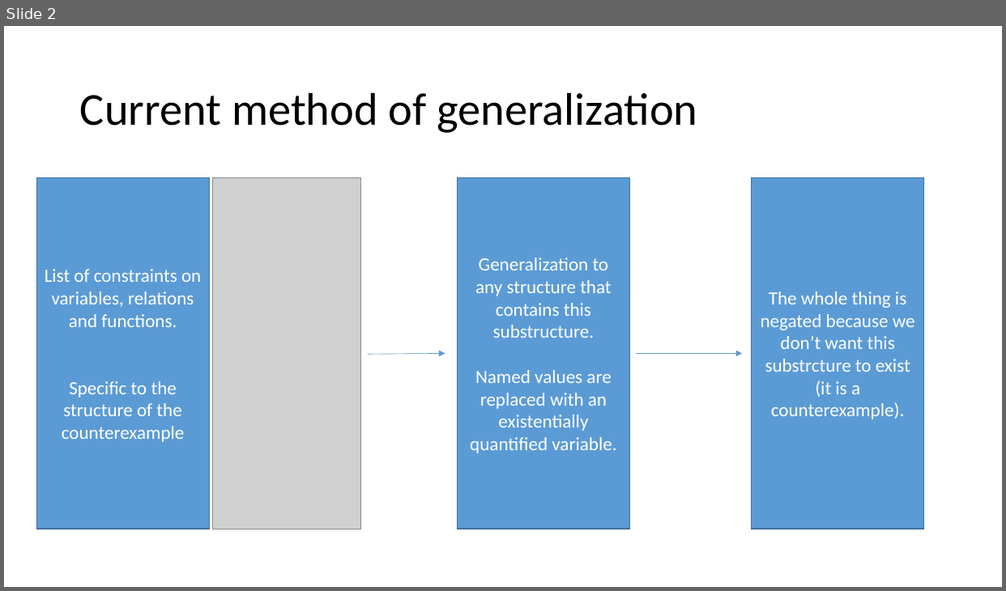
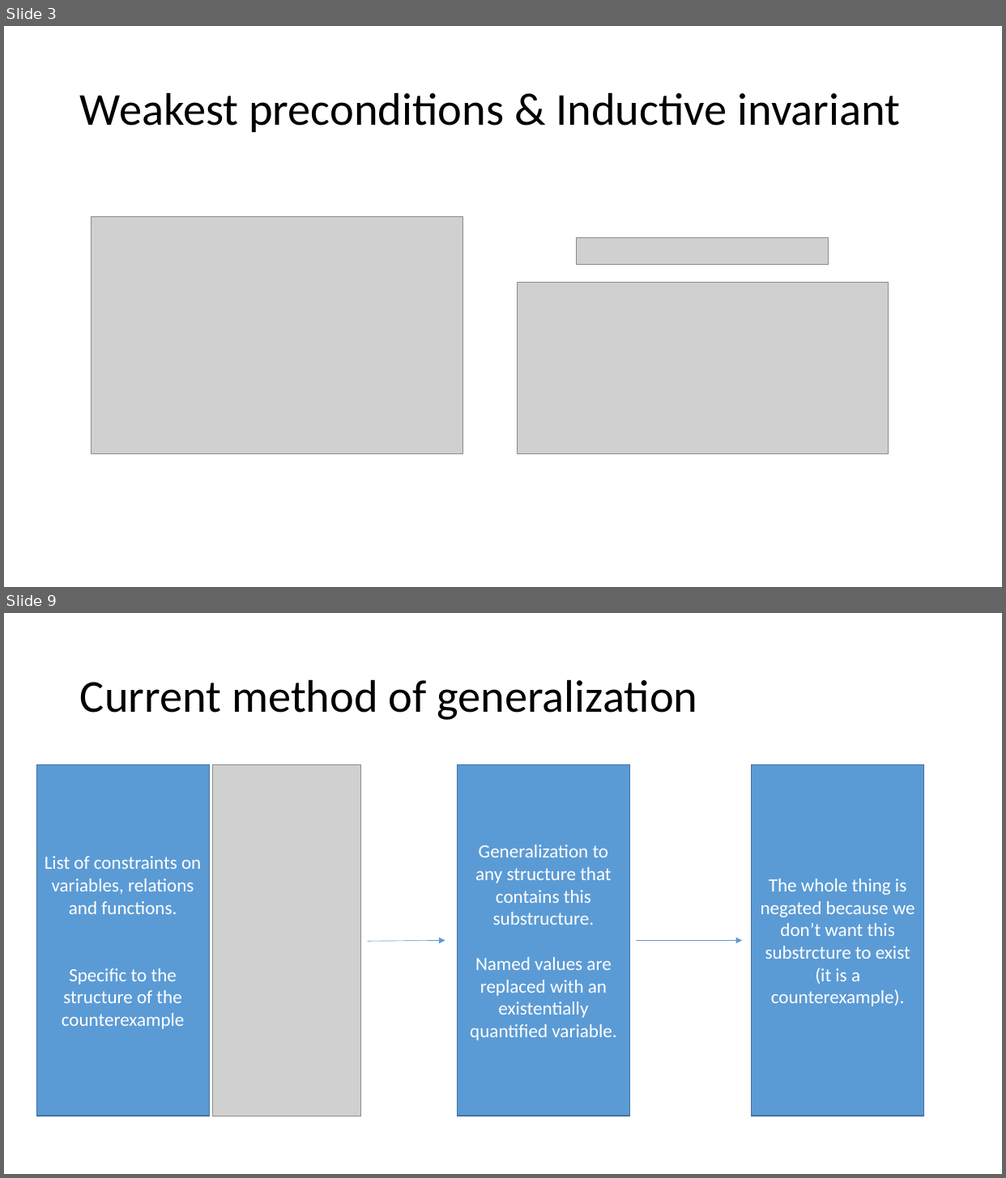
Before and after one commit to tjhance/ivy-research, a slide deck: interactive_proof/counterexample_generalization.pptx. Shown one above the other, each under a label of ours: slide 2 before the commit, slides 3 and 9 after it; the slides between them are not shown. The pictures are 1006x591 and 1006x1178 pixels, drawn with LibreOffice and Linux fonts; fonts in the diff are those of the drawing; grey boxes stand for pictures. Boxes give left, top, right and bottom in pixels: in the first picture for what was removed or moved away, otherwise in the second. Text is boxed around its words. In the diff, an @@ line names an element or a change of style, - is before the commit and + after.

```diff
--- a/interactive_proof/counterexample_generalization.pptx
+++ b/interactive_proof/counterexample_generalization.pptx
@@ slide 3 added at [4,26,1002,587], background #FFFFFF @@
@@ title added at [80,92,900,132], 44 pt, text #000000 @@
+Weakest preconditions & Inductive invariant
@@ picture added at [91,217,463,454] @@
@@ picture added at [577,238,829,265] @@
@@ picture added at [517,283,889,454] @@
@@ what was slide 2 is now slide 9 @@
```
Also in this commit, not shown: 3 slides changed, 8 other slides added.
